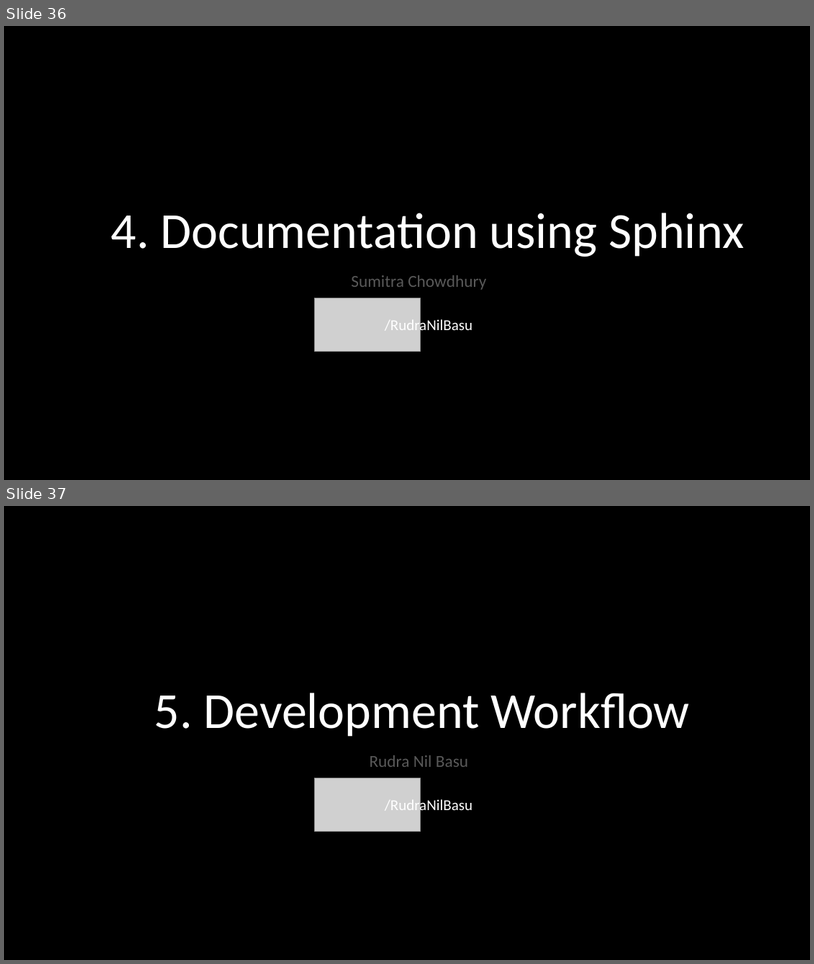
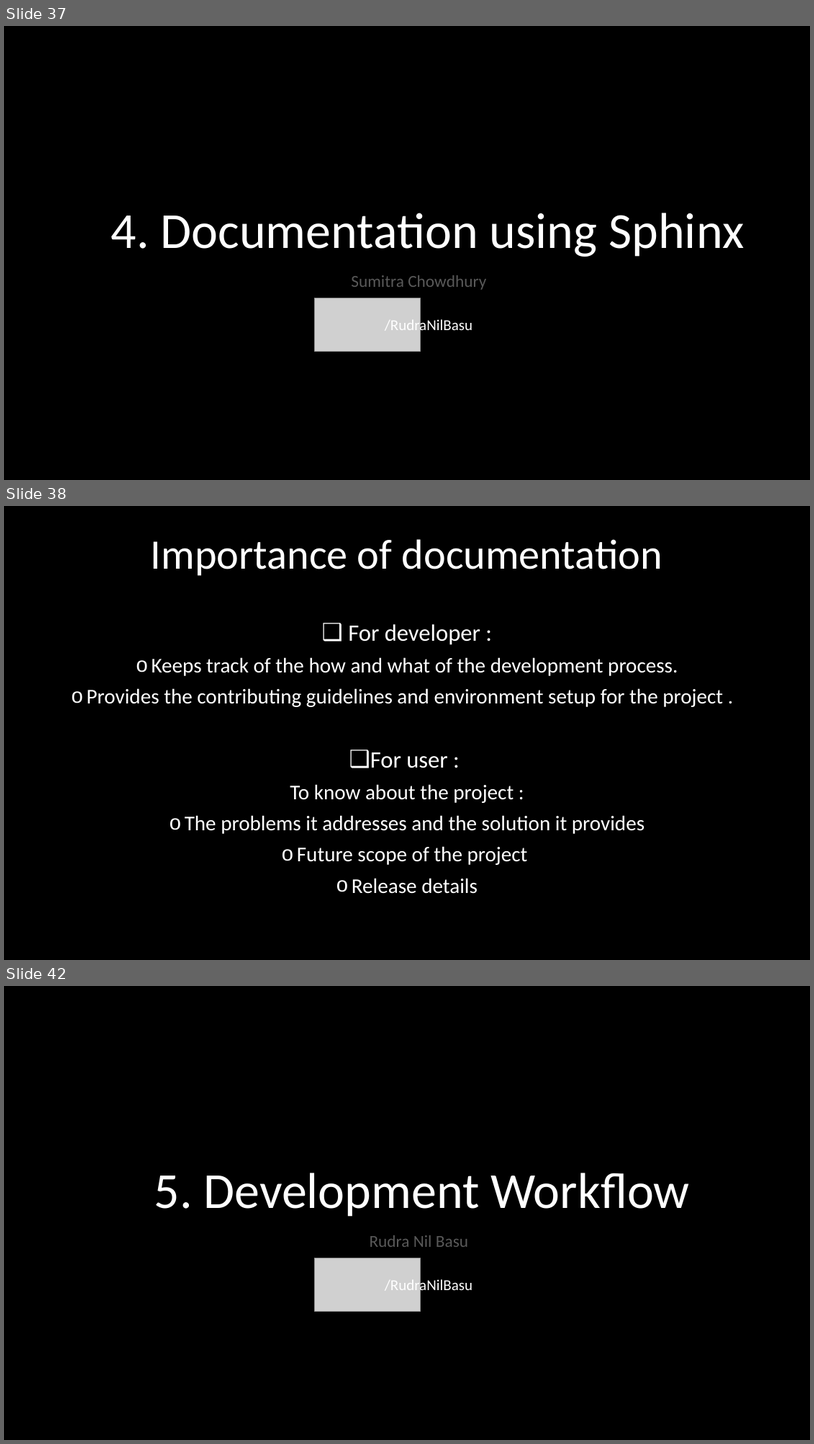
Before and after one commit to PhoenixRRDS/Presentation, a slide deck: The design and development of AIRYL.pptx. Shown one above the other, each under a label of ours: slides 36 and 37 before the commit, slides 37, 38 and 42 after it; the slides between them are not shown. The pictures are 814x964 and 814x1444 pixels, drawn with LibreOffice and Linux fonts; fonts in the diff are those of the drawing; grey boxes stand for pictures. Boxes give left, top, right and bottom in pixels: in the first picture for what was removed or moved away, otherwise in the second. Text is boxed around its words. In the diff, an @@ line names an element or a change of style, - is before the commit and + after.

```diff
--- a/The design and development of AIRYL.pptx
+++ b/The design and development of AIRYL.pptx
@@ slide 38 added at box(4, 506, 810, 960), background #000000 @@
@@ text added at box(87, 539, 723, 893), 25 pt, text #FFFFFF @@
+Importance of documentation
+❑ For developer :
+o Keeps track of the how and what of the development process.
+o Provides the contributing guidelines and environment setup for the project .
+❑ For user :
+To know about the project :
+o The problems it addresses and the solution it provides
+o Future scope of the project
+o Release details
@@ what was slide 36 is now slide 37 @@
@@ what was slide 37 is now slide 42 @@
```
Also in this commit, not shown: 1 slide changed, 4 other slides added.
